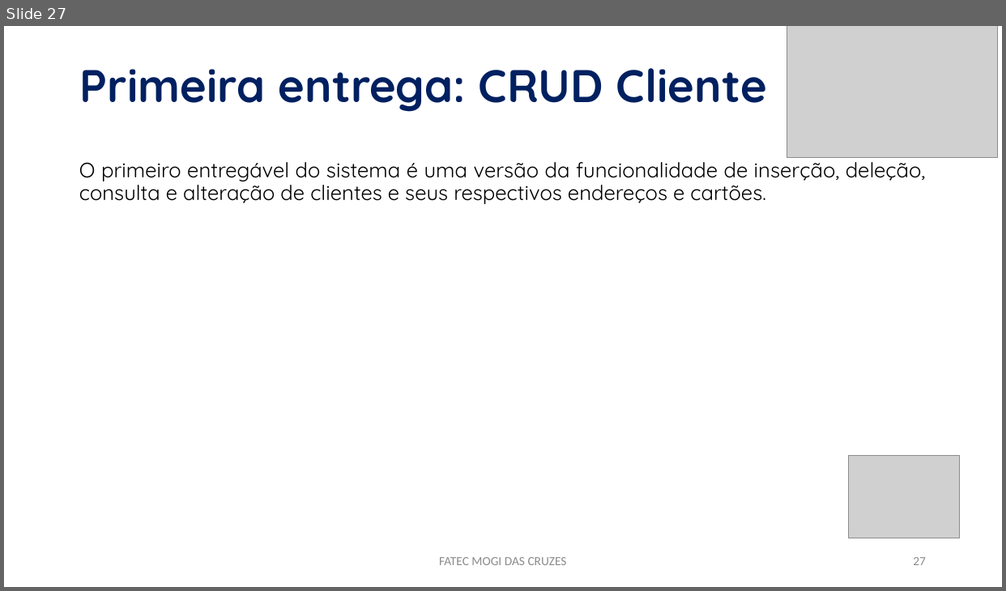
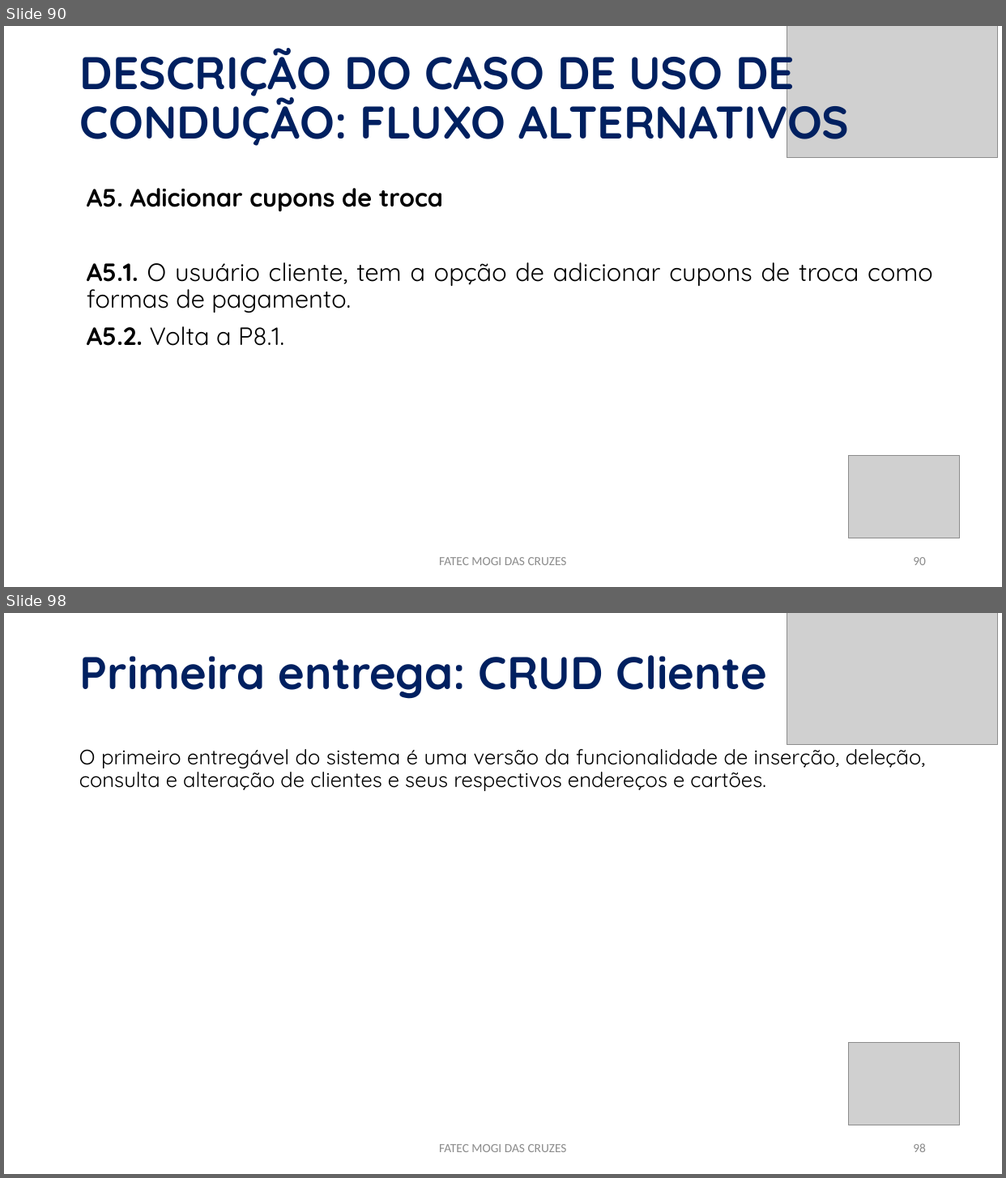
Before and after one commit to PabloLuiz1/buiatchaka-jogos, a slide deck: APRESENTAÇÃO.pptx. Shown one above the other, each under a label of ours: slide 27 before the commit, slides 90 and 98 after it; the slides between them are not shown. The pictures are 1006x591 and 1006x1178 pixels, drawn with LibreOffice and Linux fonts; fonts in the diff are those of the drawing; grey boxes stand for pictures. Boxes give left, top, right and bottom in pixels: in the first picture for what was removed or moved away, otherwise in the second. Text is boxed around its words. In the diff, an @@ line names an element or a change of style, - is before the commit and + after.

```diff
--- a/APRESENTAÇÃO.pptx
+++ b/APRESENTAÇÃO.pptx
@@ slide 90 added at (x1=4, y1=26, x2=1002, y2=587), background #FFFFFF @@
@@ title added at (x1=80, y1=42, x2=849, y2=152), 44 pt, text #002060, bold @@
+DESCRIÇÃO DO CASO DE USO DE CONDUÇÃO: FLUXO ALTERNATIVOS
@@ picture added at (x1=787, y1=26, x2=997, y2=158) @@
@@ text added at (x1=87, y1=188, x2=933, y2=346), 24 pt, text #000000 @@
+A5. Adicionar cupons de troca
+A5.1. O usuário cliente, tem a opção de adicionar cupons de troca como formas de pagamento.
+A5.2. Volta a P8.1.
@@ picture added at (x1=849, y1=456, x2=959, y2=538) @@
@@ text added at (x1=439, y1=557, x2=567, y2=565), 12 pt, text #8C8C8C @@
+FATEC MOGI DAS CRUZES
@@ page number added at (x1=913, y1=557, x2=926, y2=565), 12 pt, text #8C8C8C @@
+90
@@ what was slide 27 is now slide 98 @@
@@ page number at (x1=913, y1=1144, x2=926, y2=1152): text changed @@
-27
+98
```
Also in this commit, not shown: 2 slides changed, 74 other slides added, 27 other files.
